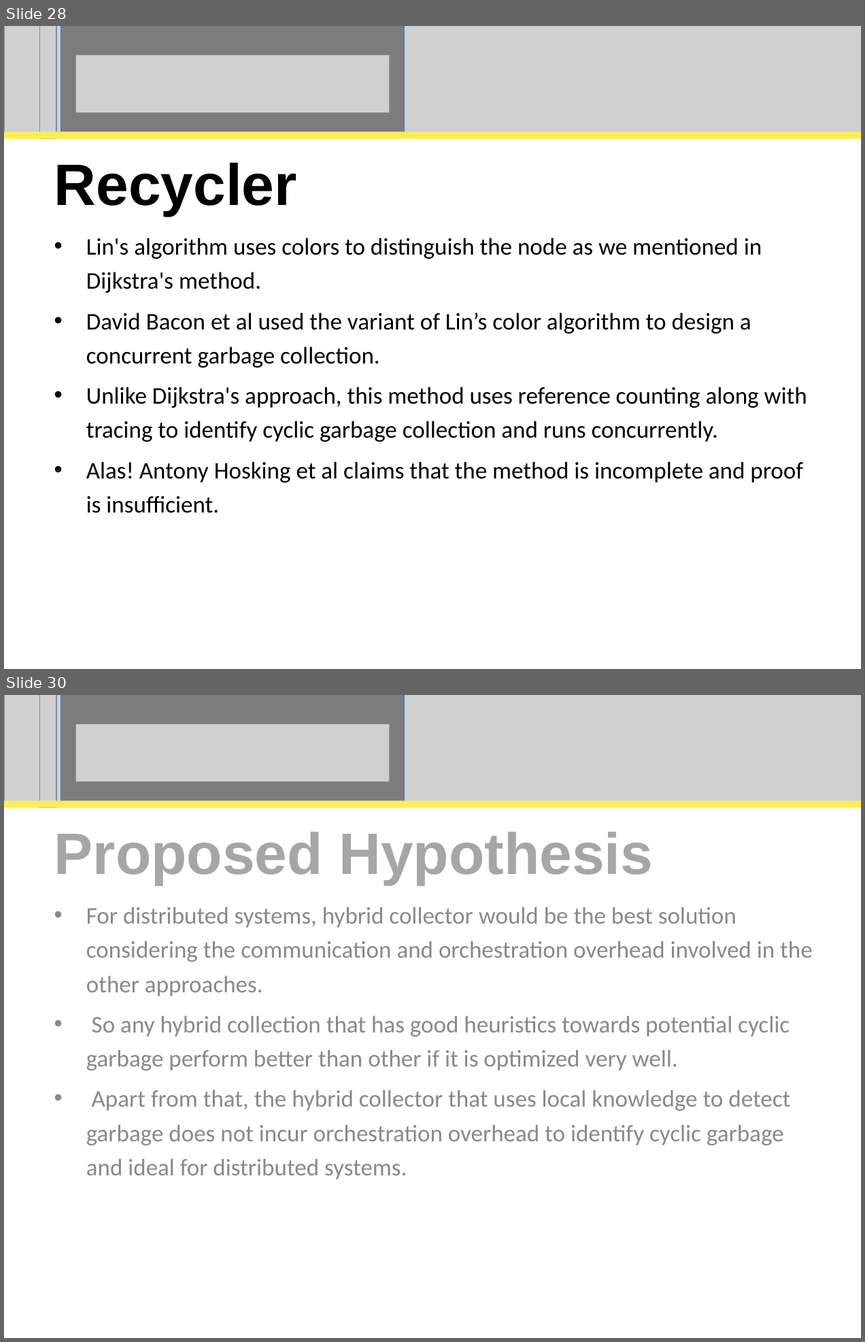
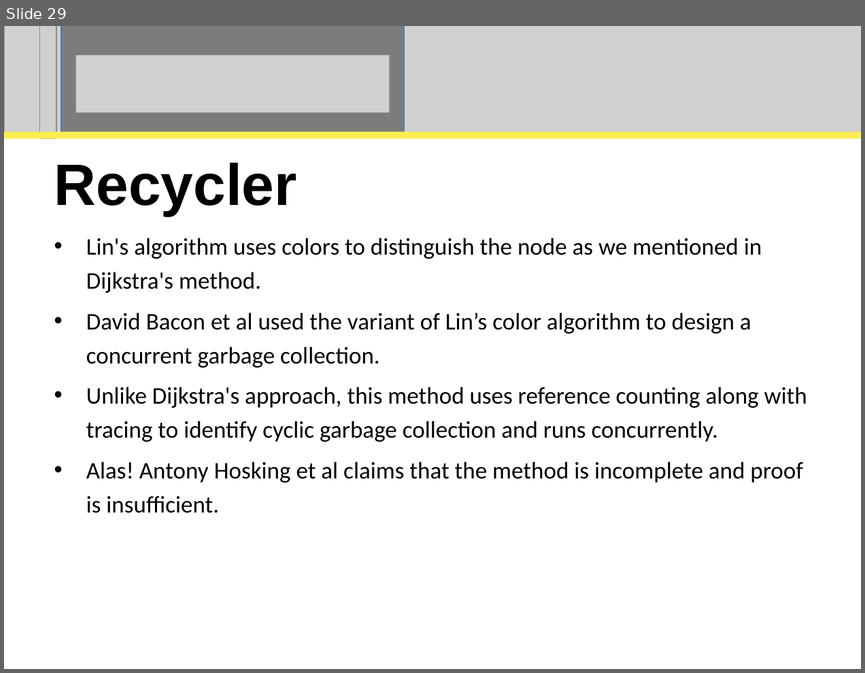
Before and after one commit to perpetualcoder/thesis, a slide deck: thesisppt/defense.ppt. Shown one above the other, each under a label of ours: slides 28 and 30 before the commit, slide 29 after it; the slides between them are not shown. The pictures are 865x1342 and 865x673 pixels, drawn with LibreOffice and Linux fonts; fonts in the diff are those of the drawing; grey boxes stand for pictures. Boxes give left, top, right and bottom in pixels: in the first picture for what was removed or moved away, otherwise in the second. Text is boxed around its words. In the diff, an @@ line names an element or a change of style, - is before the commit and + after.

```diff
--- a/thesisppt/defense.ppt
+++ b/thesisppt/defense.ppt
@@ slide 30 removed at [4,695,861,1338], background #FFFFFF @@
@@ picture removed at [4,695,861,802] @@
@@ picture removed at [40,695,56,808] @@
@@ rectangle removed at [61,695,404,802] @@
@@ picture removed at [76,724,390,783] @@
@@ rectangle removed at [4,800,861,807] @@
@@ title removed at [54,832,653,885] @@
-Proposed Hypothesis
@@ subtitle removed at [86,907,813,1179] @@
-• For distributed systems, hybrid collector would be the best solution considering the communication and orchestration overhead involved in the other approaches.
-• So any hybrid collection that has good heuristics towards potential cyclic garbage perform better than other if it is optimized very well.
-• Apart from that, the hybrid collector that uses local knowledge to detect garbage does not incur orchestration overhead to identify cyclic garbage and ideal for distributed systems.
@@ what was slide 28 is now slide 29 @@
```
Also in this commit, not shown: 21 slides changed, 3 slides added, 3 other slides removed, 8 other files.
